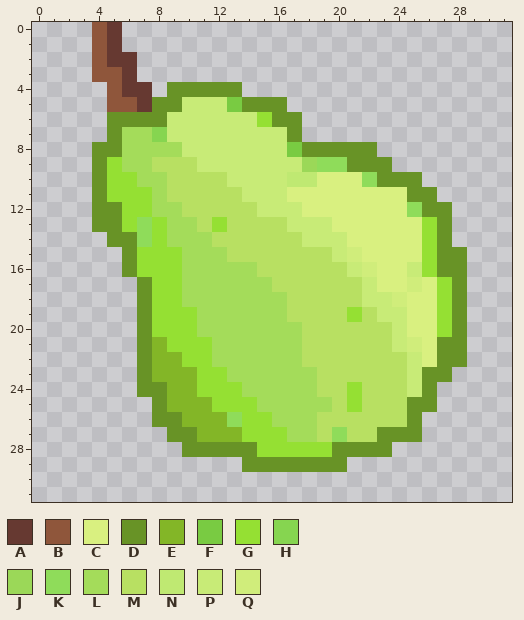
Pixel-art file: assets/peach.ase. Above is the file before it was changed.
32x32 pixels, 1 frame. Colours within 5 levels of each other are drawn and written as one.
Palette (. is transparent): A #663931  B #8f563b  C #d9f080  D #689326  E #83b627  F #79cb42  G #95e033  H #86d550  J #9bd858  K #8fdc5a  L #a4dc5a  M #b8e062  N #bfe972  P #c8eb77  Q #d0ed7b
After:
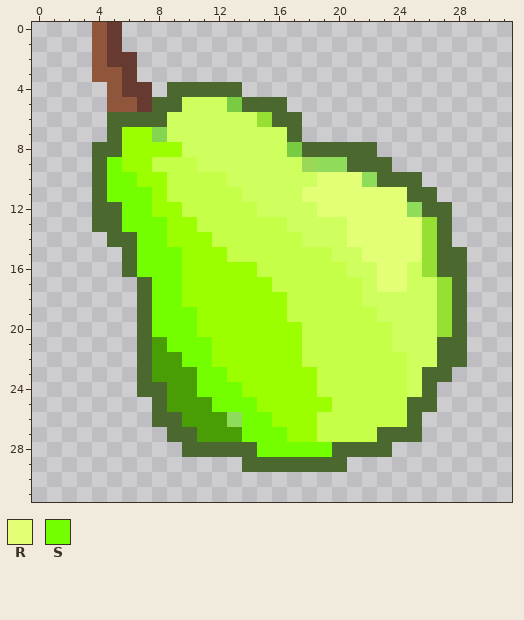
Colours new in this view: R #e3ff76  S #73ff00
The edit:
@@ palette @@
-D #689326
+D #4b692f
-E #83b627
+E #4a9e05
-L #a4dc5a
+L #9bff00
-M #b8e062
+M #c5ff47
-P #c8eb77
+P #ceff5e
@@ x 0..31 @@
  8 ....DDLLLLPPPPPPPFDDDDD.........
- 9 ....DGLLMMMPPPPPPPJKKDDD........
-10 ....DGGLLMMMMPPPPNNCCCKDDD......
-11 ....DGGGLMMMMMPPPCCCCCCCCDD.....
-12 ....DDGGLLMMMMMPPPCCCCCCCKDD....
-13 ....DDGKGLLMGMMMMPPPCCCCCCGD....
-14 .....DDKGLLLMMMMMMPPPCCCCCGD....
-15 ......DGGGLLLMMMMMMMPQCCCCGDD...
-16 ......DGGGLLLLLMMMMMMPQCCPGDD...
-17 .......DGGLLLLLLMMMMMMPCCQCGD...
-18 .......DGGLLLLLLLMMMMMPPQCCGD...
-19 .......DGGGLLLLLLMMMMGMPPCCGD...
-20 .......DGGGLLLLLLLMMMMMMPCCGD...
-21 .......DEGGGLLLLLLMMMMMMPQCDD...
-22 .......DEEGGLLLLLLMMMMMMMPCDD...
-23 .......DEEEGGLLLLLLMMMMMMPDD....
-24 .......DDEEGGGLLLLLMMGMMMPD.....
-25 ........DEEEGGGLLLLLMGMMMDD.....
-26 ........DDEEEKGGLLLMMMMMMD......
-27 .........DDEEEGGGLLMKMMDDD......
-28 ..........DDDDDGGGGGDDDD........
+ 9 ....DSLLMMMPPPPPPPJKKDDD........
+10 ....DSSLLMMMMPPPPPPRRRKDDD......
+11 ....DSSSLMMMMMPPPPRRRRRRRDD.....
+12 ....DDSSLLMMMMMPPPPRRRRRRKDD....
+13 ....DDSSSLLMMMMMMPPPPRRRRRGD....
+14 .....DDSSLLLMMMMMMPPPRRRRRGD....
+15 ......DSSSLLLMMMMMMMPPRRRRGDD...
+16 ......DSSSLLLLLMMMMMMPPRRPGDD...
+17 .......DSSLLLLLLMMMMMMPRRPPGD...
+18 .......DSSLLLLLLLMMMMMPPPPPGD...
+19 .......DSSSLLLLLLMMMMMMPPPPGD...
+20 .......DSSSLLLLLLLMMMMMMPPPGD...
+21 .......DESSSLLLLLLMMMMMMPPPDD...
+22 .......DEESSLLLLLLMMMMMMMPPDD...
+23 .......DEEESSLLLLLLMMMMMMPDD....
+24 .......DDEESSSLLLLLMMMMMMPD.....
+25 ........DEEESSSLLLLLMMMMMDD.....
+26 ........DDEEEKSSLLLMMMMMMD......
+27 .........DDEEESSSLLMMMMDDD......
+28 ..........DDDDDSSSSSDDDD........
 29 ..............DDDDDDD...........
Pixel boxes of the changes (left, top, right, bottom) in both pictures:
changed: (92, 82, 467, 472)
